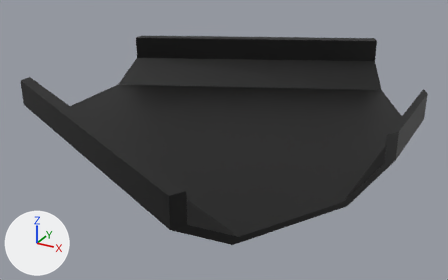
A saved change to the Blender file assets/mace_elements/inherited_elements/fork/fork.blend.
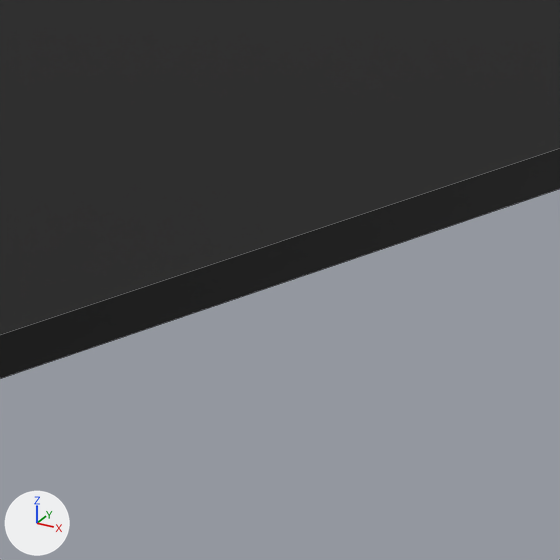
The first picture shows the older version from a 50 mm camera at (9.96, -20.32, 9.64) aimed at (-0.92, -0.54, -0.25). The close-ups show both versions on the part from 60% to 76% of the width and 65% to 92% of the height of that picture; other places that the commit changed are outside them. Lighting does not change. The marker at lower left points along +X, +Y and +Z. The close-ups show mesh edges as thin lines.

Names of what the first close-up shows: 'Fork'.
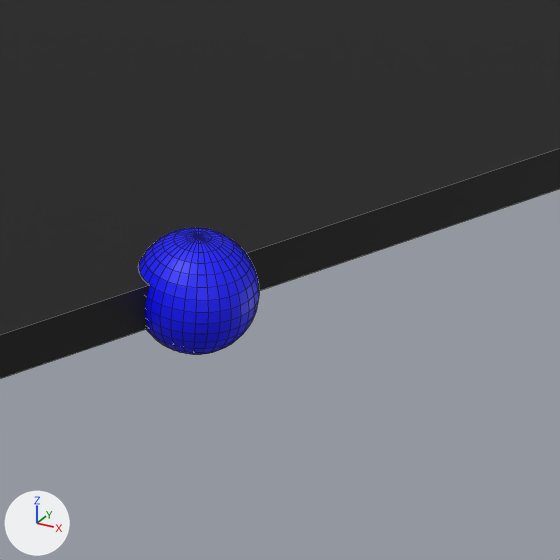
The newer file is also turned or shifted as a whole; pictures and numbers use the older file's frame.

Changed parts and their boxes [x1, y1, x2, y2] in the close-ups (560 x 560 px):
'DockRight', added (blue)
    after: [139, 228, 259, 355]

Patch to the scene script:
```diff
--- a/assets/mace_elements/inherited_elements/fork/fork.blend.py
+++ b/assets/mace_elements/inherited_elements/fork/fork.blend.py
@@ mat_blue @@
+mat_blue = principled_material('Blue')
+mat_blue.base_color = (0.0, 0.0, 1.0)  # blue #0000ff
@@ me_sphere_003 @@
+me_sphere_003.from_pydata(...)  # a UV sphere (32 segments, 16 rings, poles along z) spanning x -1.0..1.0, y -1.0..1.0, z -1.0..1.0
+me_sphere_003.materials.append(mat_blue)  # blue #0000ff
@@ ob_dockright @@
+ob_dockright = bpy.data.objects.new('DockRight', me_sphere_003)
+ob_dockright.location = (4.134, -5.5, 0.1)
+ob_dockright.scale = (0.25, 0.25, 0.25)
```
